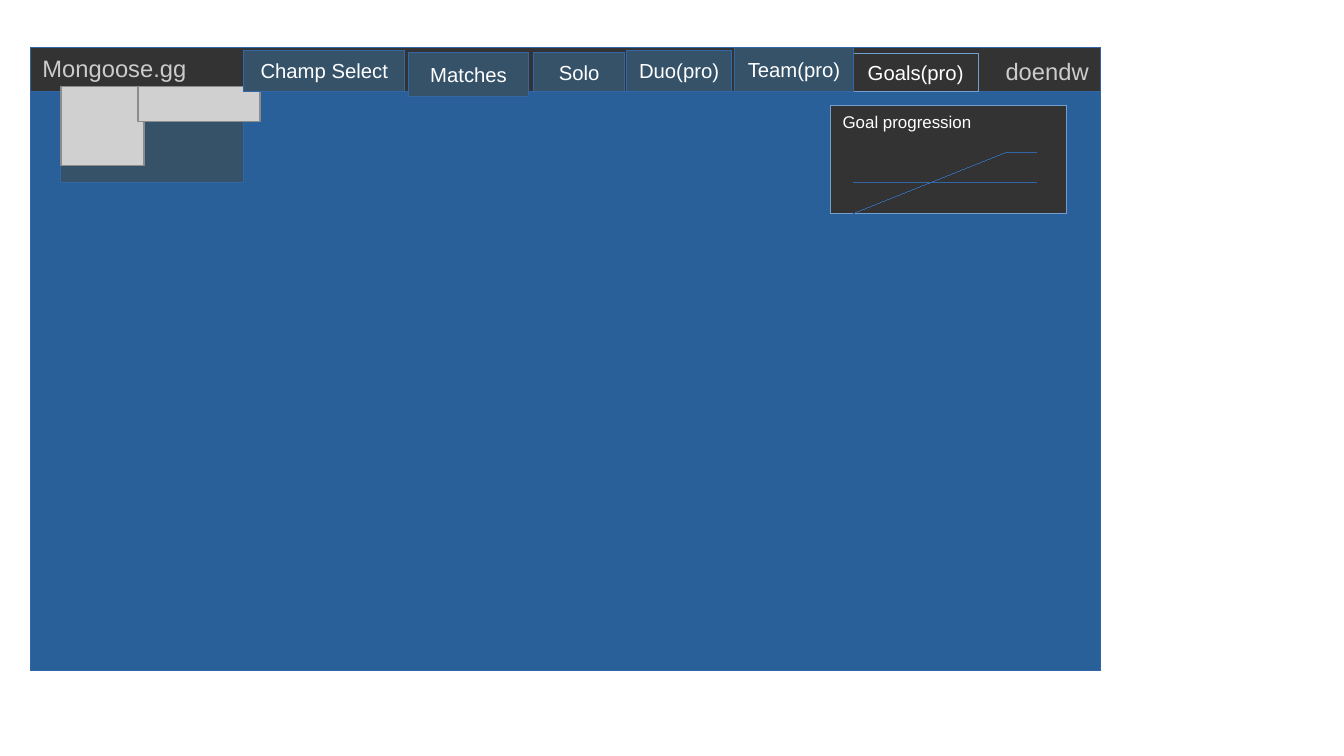
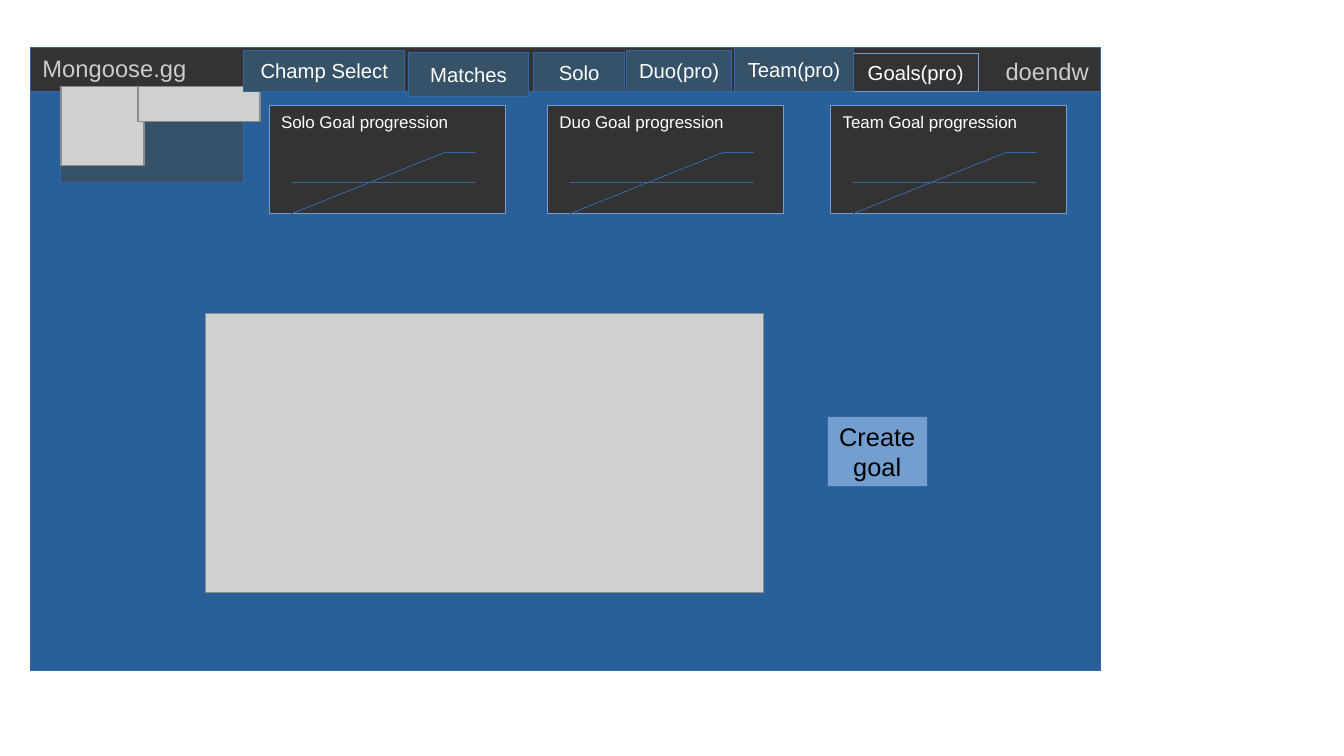
Before and after one commit to mongoose84/lolStatistics, a slide deck: slide 6 of docs/gui_playground.odp. Drawn at 1344x756 pixels with LibreOffice and Linux fonts; fonts in the diff are those of the drawing; grey boxes stand for pictures. Boxes give left, top, right and bottom in pixels: in the first picture for what was removed or moved away, otherwise in the second. Text is boxed around its words. In the diff, an @@ line names an element or a change of style, - is before the commit and + after.

```diff
--- a/docs/gui_playground.odp
+++ b/docs/gui_playground.odp
@@ rectangle added at <box>270,106,506,213</box>, fill #333333, outline #729FCF 0 pt, 10 pt, text #FFFFFF @@
+Solo Goal progression
@@ rectangle added at <box>548,106,784,213</box>, fill #333333, outline #729FCF 0 pt, 10 pt, text #FFFFFF @@
+Duo Goal progression
@@ text in rectangle at <box>843,115,1017,132</box>: text changed @@
-Goal progression
+Team Goal progression
@@ line added from (291, 213) to (444, 152), #3465A4 0 pt @@
@@ line added from (474, 152) to (444, 152), #3465A4 0 pt @@
@@ line added from (571, 213) to (723, 152), #3465A4 0 pt @@
@@ line added from (754, 152) to (723, 152), #3465A4 0 pt @@
@@ line added from (291, 183) to (474, 183), #3465A4 0 pt @@
@@ line added from (571, 183) to (754, 183), #3465A4 0 pt @@
@@ picture added at <box>205,313,763,593</box> @@
@@ rectangle added at <box>827,416,927,487</box>, fill #729FCF, outline #3465A4 0 pt, 15 pt, text #000000 @@
+Create goal
```
Also in this commit, not shown: 2 slides added, 1 slide removed, 1 other file.
